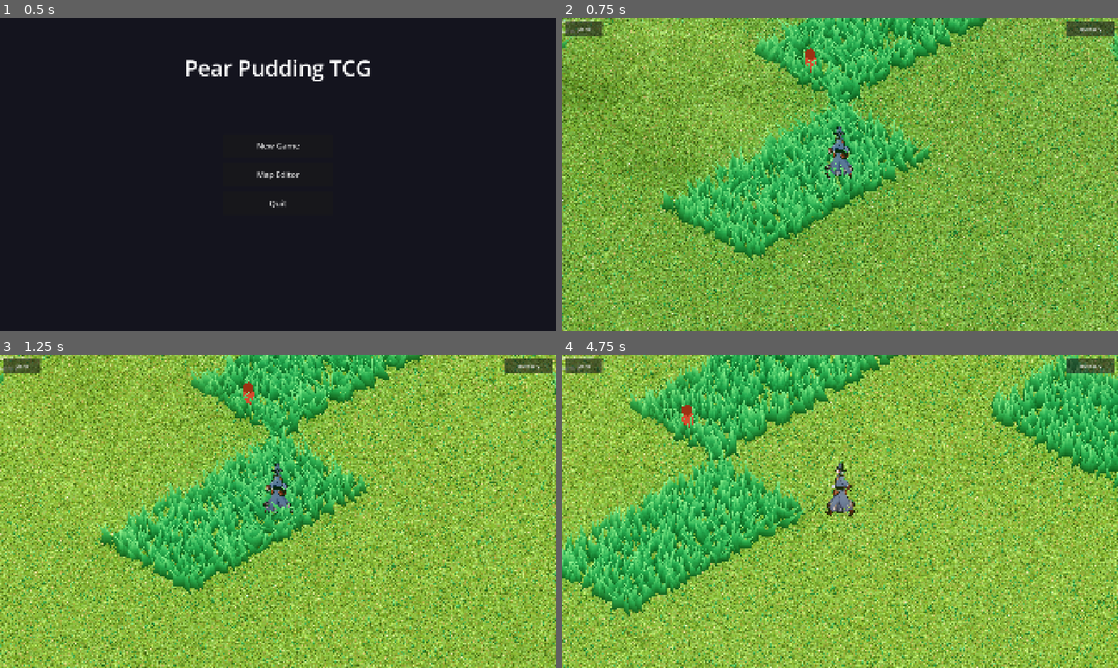
Above: before the commit, frames 1-4 (two rows, left to right).
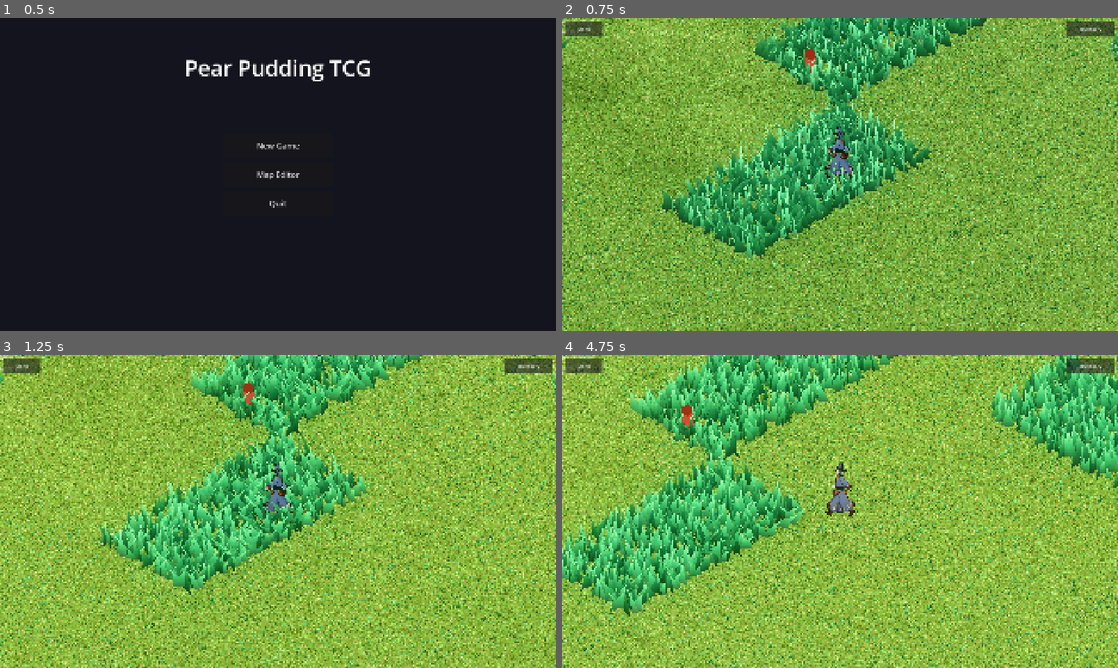
Above: after the commit, the same moments.

Repository: ChrisPauly97/pear-pudding-godot
Game: Godot game, scene res://scenes/ui/MenuScene.tscn
The game is run twice, just before and just after one commit, with the same random seed, the same clock (stepped at 60 frames per second) and the same inputs.
Inputs (mouse positions are in pixels of both pictures, inside the frame that each line leads up to):
- Up to frame 1 (0.5 s): no input
- Up to frame 2 (0.75 s): click "New Game" at 0.5 s
- Up to frame 3 (1.25 s): no input
- Up to frame 4 (4.75 s): tap Enter at 1.25 s; move the mouse to (962, 495) at 1.27 s; hold D (move_right) 1.28-2 s; hold E (interact) 1.28-2 s; click (962, 495) at 1.42 s; tap Space (jump) at 1.52, 4.52 s; drag from (728, 527) to (812, 574) at 2.02 s; move the mouse to (895, 442) at 2.77 s; hold D (move_right) 2.78-3.5 s; tap 2 at 2.85 s; drag from (812, 574) to (673, 464) at 3.52 s; move the mouse to (1006, 558) at 4.27 s; hold A (move_left) from 4.28 s (still down); tap 4 at 4.35 s

Frame 1 is identical in both runs. In frame 2, 18% of the frame differs, in the area x 0-100%, y 0-100%; in frame 3, 15%; in frame 4, 21%.

Commit message:
Fix grass shader: remove unshaded, enable scene lighting
Removing unshaded render_mode so the grass blades receive the scene's
directional light and shadows rather than rendering at full brightness.
Add FRONT_FACING normal flip for correct double-sided diffuse lighting,
and set ROUGHNESS=1/METALLIC=0 for a matte grass look. Removes the
manual fake-glow compensations that were patching for the missing light.

https://claude.ai/code/session_016nUnXBjcRuWsaWANqTFwnd

Diff:
--- a/assets/shaders/grass_blade.gdshader
+++ b/assets/shaders/grass_blade.gdshader
@@ -1,5 +1,5 @@
 shader_type spatial;
-render_mode cull_disabled, unshaded;
+render_mode cull_disabled;
 
 // --- Color palette ---
 // color_base owns the dark-at-root look directly; no AO multiplier needed.
@@ -79,8 +79,12 @@
 }
 
 void fragment() {
-	// Three-zone gradient. color_base is set dark enough to own the base
-	// look without a separate AO pass on top.
+	// Double-sided lighting: flip normal when viewing the back face
+	if (!FRONT_FACING) {
+		NORMAL = -NORMAL;
+	}
+
+	// Three-zone gradient from root to tip
 	vec3 col;
 	if (UV.y < 0.45) {
 		col = mix(color_base.rgb, color_mid.rgb, UV.y / 0.45);
@@ -88,15 +92,9 @@
 		col = mix(color_mid.rgb, color_tip.rgb, (UV.y - 0.45) / 0.55);
 	}
 
-	// Subsurface / tip glow — tips appear slightly luminous (backlit by sky)
-	float sss = pow(UV.y, 2.5) * 0.32;
-	col += vec3(sss * 0.05, sss * 0.22, sss * 0.04);
-
-	// Center-edge brightening — subtle midrib / 3D feel
-	float edge_mask = 1.0 - abs(UV.x - 0.5) * 2.0;
-	col += col * edge_mask * UV.y * 0.18;
-
 	ALBEDO = col;
+	ROUGHNESS = 1.0;
+	METALLIC = 0.0;
 	ALPHA = step(UV.y, 0.92);
 	ALPHA_SCISSOR_THRESHOLD = 0.5;
 }
